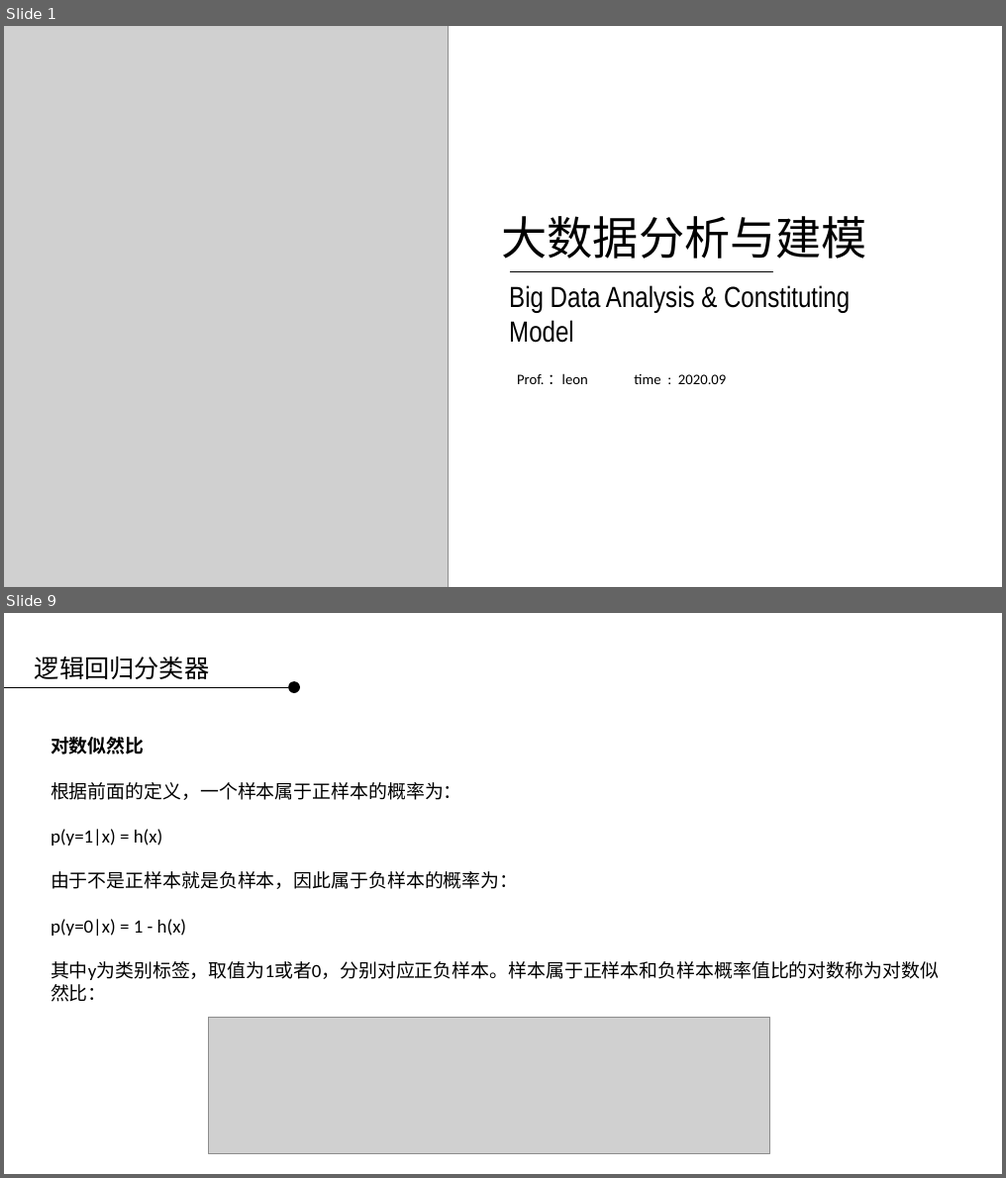
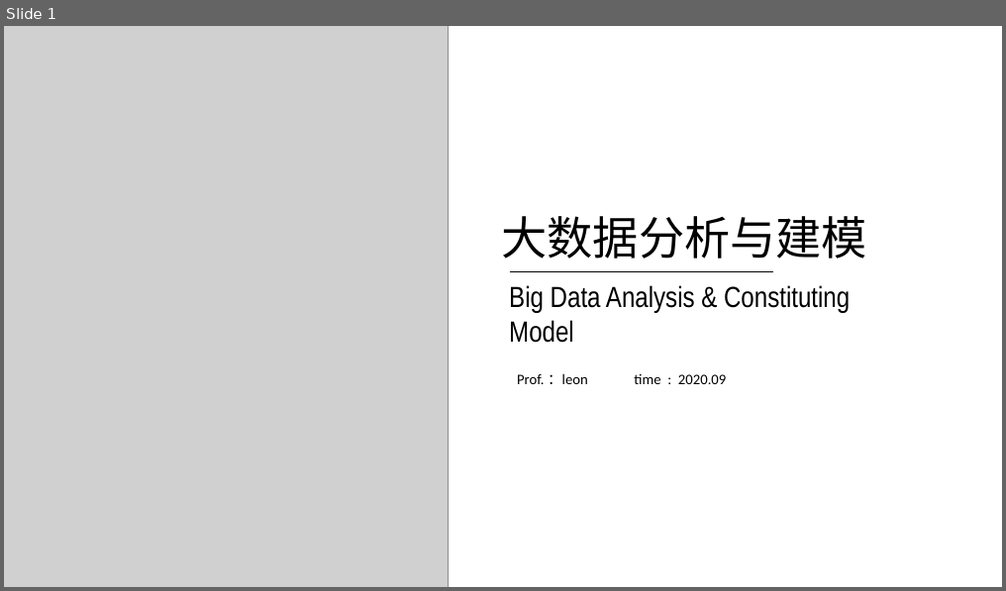
Before and after one commit to applepip/Big_Data, a slide deck: 产品大数据分析与建模/大数据分析与建模 - 聚类模型 第三讲.pptx. Shown one above the other, each under a label of ours: slides 1 and 9 before the commit, slide 1 after it; the slides between them are not shown. The pictures are 1006x1178 and 1006x591 pixels, drawn with LibreOffice and Linux fonts; fonts in the diff are those of the drawing; grey boxes stand for pictures; background and template pictures are left out. Boxes give left, top, right and bottom in pixels: in the first picture for what was removed or moved away, otherwise in the second. Text is boxed around its words. In the diff, an @@ line names an element or a change of style, - is before the commit and + after.

```diff
--- a/产品大数据分析与建模/大数据分析与建模 - 聚类模型 第三讲.pptx
+++ b/产品大数据分析与建模/大数据分析与建模 - 聚类模型 第三讲.pptx
@@ slide 9 removed at (4,613,1002,1174), background picture (left out) @@
@@ text removed at (35,657,209,679) @@
-逻辑回归分类器
@@ line removed from (4, 687) to (288, 687) @@
@@ ellipse removed at (288,682,300,694) @@
@@ text removed at (51,737,939,1002) @@
-对数似然比
-根据前面的定义，一个样本属于正样本的概率为：
-p(y=1|x) = h(x)
-由于不是正样本就是负样本，因此属于负样本的概率为：
-p(y=0|x) = 1 - h(x)
-其中y为类别标签，取值为1或者0，分别对应正负样本。样本属于正样本和负样本概率值比的对数称为对数似然比：
@@ picture removed at (208,1017,770,1154) @@
```
Also in this commit, not shown: 4 slides changed, 33 slides added, 22 other slides removed.
